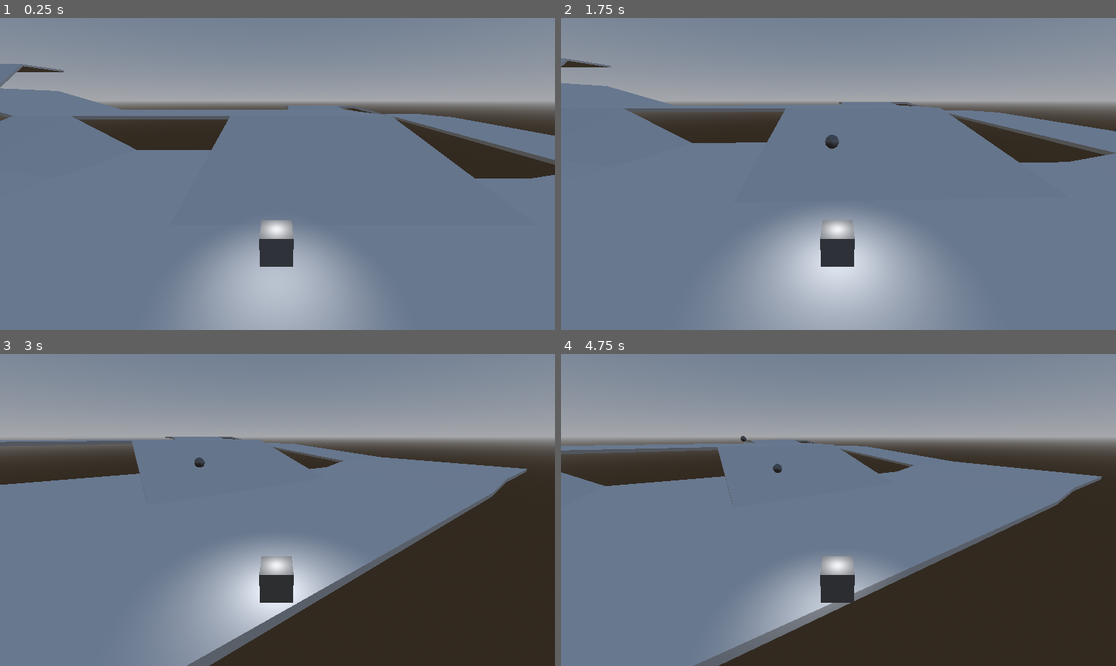
Above: before the commit, frames 1-4 (two rows, left to right).
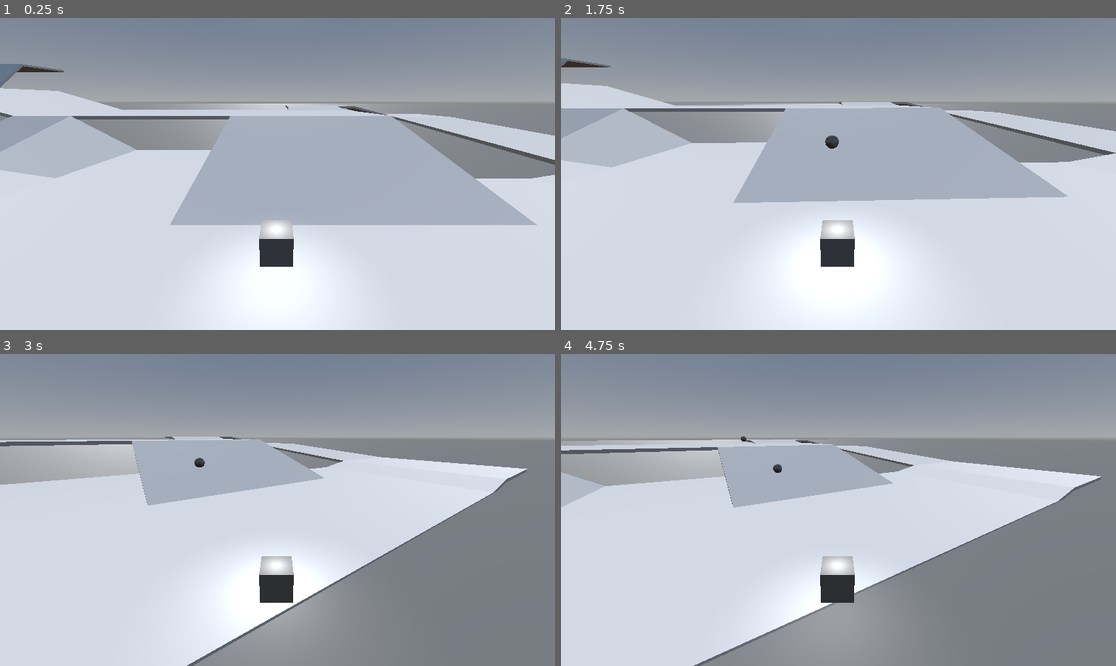
Above: after the commit, the same moments.

Repository: blinford/izzie-skate
Game: Godot game, scene res://main.tscn
The game is run twice, just before and just after one commit, with the same random seed, the same clock (stepped at 60 frames per second) and the same inputs.
Inputs:
- Up to frame 1 (0.25 s): no input
- Up to frame 2 (1.75 s): hold D (right) 0.53-1.28 s; tap Space (jump) at 0.77, 1.52 s; hold S (backward) from 1.28 s (still down)
- Up to frame 3 (3 s): release S (backward) at 2.03 s; hold D (right) 2.03-2.78 s; hold W (forward) from 2.78 s (still down)
- Up to frame 4 (4.75 s): tap Space (jump) at 3.02, 3.77, 4.52 s; release W (forward) at 3.53 s; hold A (left) from 3.53 s (still down)

The runs differ from the first frame. In frame 1, 72% of the frame differs, in the area x 0-100%, y 22-100%; in frame 2, 72%, in the area x 0-100%, y 20-100%; in frame 3, 71%; in frame 4, 71%.

Commit message:
changes to lighting

Diff:
--- a/izzie-skate/main.gd
+++ b/izzie-skate/main.gd
@@ -3,6 +3,7 @@
 @onready var navigation_region := $NavigationRegion3D
 @onready var skatepark = $NavigationRegion3D/skatepark
 @onready var coin_spawn_timer = $CoinSpawnTimer
+@onready var sun := $Sun
 
 var coin_scene := preload("res://coin/coin.tscn")
 
@@ -10,6 +11,7 @@
 	pass
 
 func _process(delta: float) -> void:
+	#sun.rotation.x -= delta * 0.1
 	pass
 
 func _on_coin_spawn_timer_timeout() -> void:
--- a/izzie-skate/main.tscn
+++ b/izzie-skate/main.tscn
@@ -1,10 +1,14 @@
-[gd_scene load_steps=9 format=3 uid="uid://basaqtjyvhm37"]
+[gd_scene load_steps=10 format=3 uid="uid://basaqtjyvhm37"]
 
 [ext_resource type="PackedScene" uid="uid://yiximnc7cj7n" path="res://izzie/izzie_2.tscn" id="1_0xm2m"]
 [ext_resource type="Script" uid="uid://kay357fseaod" path="res://main.gd" id="1_h2yge"]
 [ext_resource type="PackedScene" uid="uid://ely3rm7wgvi2" path="res://skatepark.glb" id="2_0xm2m"]
 
 [sub_resource type="WorldBoundaryShape3D" id="WorldBoundaryShape3D_7dm0k"]
+
+[sub_resource type="PlaneMesh" id="PlaneMesh_h2yge"]
+size = Vector2(1000, 1000)
+center_offset = Vector3(0, -0.1, 0)
 
 [sub_resource type="NavigationMesh" id="NavigationMesh_0xm2m"]
 vertices = PackedVector3Array(0.49411, 0.852267, -55.8345, 9.24411, 0.852267, -55.5845, 9.49411, 0.852267, -57.3345, 13 …(4392 unchanged characters)…
@@ -33,6 +37,13 @@
 [node name="CollisionShape3D" type="CollisionShape3D" parent="WorldBoundary"]
 shape = SubResource("WorldBoundaryShape3D_7dm0k")
 
+[node name="MeshInstance3D" type="MeshInstance3D" parent="WorldBoundary"]
+mesh = SubResource("PlaneMesh_h2yge")
+
+[node name="MeshInstance3D2" type="MeshInstance3D" parent="WorldBoundary"]
+transform = Transform3D(0.999994, 3.05162e-10, 0.00349065, 0, -1, 8.74228e-08, 0.00349065, -8.74222e-08, -0.999994, 0, -27.0085, 0)
+mesh = SubResource("PlaneMesh_h2yge")
+
 [node name="NavigationRegion3D" type="NavigationRegion3D" parent="."]
 navigation_mesh = SubResource("NavigationMesh_0xm2m")
 
@@ -44,4 +55,7 @@
 [node name="CoinSpawnTimer" type="Timer" parent="."]
 autostart = true
 
+[node name="Sun" type="DirectionalLight3D" parent="."]
+transform = Transform3D(-1, 3.56903e-15, -8.74228e-08, -4.25088e-08, -0.873823, 0.486244, -7.63921e-08, 0.486244, 0.873823, 0, 0, 0)
+
 [connection signal="timeout" from="CoinSpawnTimer" to="." method="_on_coin_spawn_timer_timeout"]
Not shown, changed: izzie-skate/.gitignore
